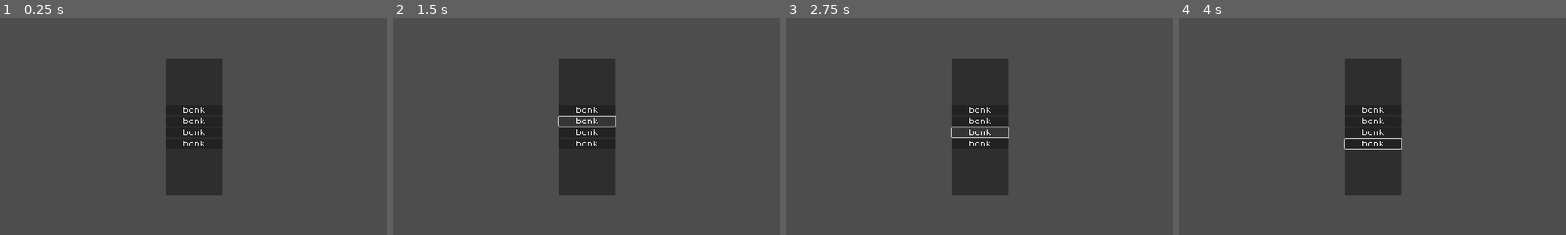
Above: before the commit, frames 1-4 (left to right).
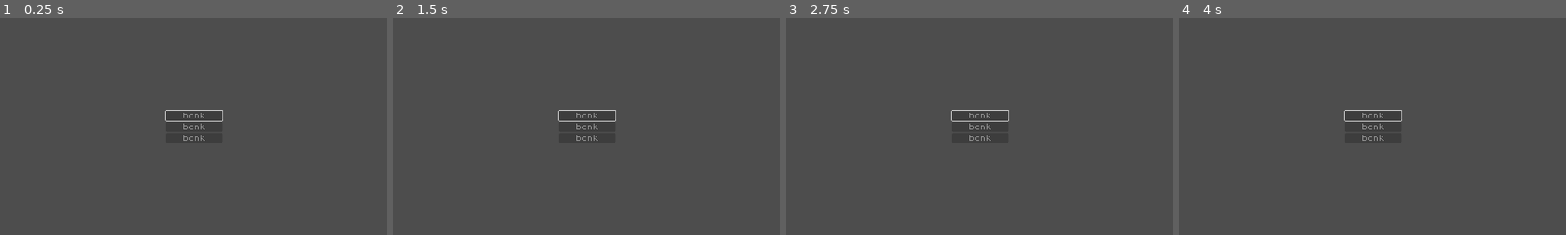
Above: after the commit, the same moments.

Repository: Lycoris27/topdowngame
Game: Godot game, scene res://scenes/UIsystem.tscn
Two runs of this game, one before a commit and one after it. Both use one fixed random seed, a clock stepped at 60 frames per second and the inputs below.
Inputs (mouse positions are % of the whole screen's width and height, from its top left):
- Up to frame 1 (0.25 s): no input
- Up to frame 2 (1.5 s): click (59, 46) at 0.5 s, where only the run before the commit has a clickable "bonk"; click (59, 49) at 1.25 s, where only the run before the commit has a clickable "bonk"
- Up to frame 3 (2.75 s): click (59, 51) at 2 s, where only the run before the commit has a clickable "bonk"
- Up to frame 4 (4 s): click (59, 54) at 2.75 s, where only the run before the commit has a clickable "bonk"; tap Enter (enter) at 3.5, 3.6 s; move the mouse to (72, 45) at 3.52 s; hold D (right) from 3.53 s (still down)
The pictures show only the part of the screen within x 34-84%, y 25-75%; the shares and areas given below are measured in that part.

The runs differ from the first frame. In frame 1, 8.8% of the frame differs, in the area x 42-58%, y 18-82%; in frame 2, 8.4%; in frame 3, 8.4%; in frame 4, 8.9%.

Commit message:
sorting buttons with keyboard focus
Buttons can move between focus, but can't wrap currently

Diff:
--- /dev/null
+++ b/scenes/UIbutton.tscn
@@ -0,0 +1,16 @@
+[gd_scene load_steps=3 format=3 uid="uid://cy2y5ffoa5j54"]
+
+[ext_resource type="FontFile" uid="uid://dci34ew8vm4e7" path="res://assets/PixelOperator8.ttf" id="1_7o1vv"]
+[ext_resource type="Script" path="res://scripts/UIbutton.gd" id="2_7tggn"]
+
+[node name="Button" type="Button"]
+focus_neighbor_bottom = NodePath("../Button3")
+mouse_filter = 2
+theme_override_fonts/font = ExtResource("1_7o1vv")
+theme_override_font_sizes/font_size = 16
+disabled = true
+text = "bonk"
+script = ExtResource("2_7tggn")
+
+[connection signal="mouse_entered" from="." to="." method="_on_mouse_entered"]
+[connection signal="pressed" from="." to="." method="_on_pressed"]
--- a/scenes/UIsystem.tscn
+++ b/scenes/UIsystem.tscn
@@ -1,6 +1,6 @@
 [gd_scene load_steps=2 format=3 uid="uid://dka6rvp6wvihh"]
 
-[ext_resource type="FontFile" uid="uid://dci34ew8vm4e7" path="res://assets/PixelOperator8.ttf" id="1_0y606"]
+[ext_resource type="PackedScene" uid="uid://cy2y5ffoa5j54" path="res://scenes/UIbutton.tscn" id="1_t3rwi"]
 
 [node name="CanvasLayer" type="CanvasLayer"]
 
@@ -24,46 +24,19 @@
 theme_override_constants/margin_right = 720
 theme_override_constants/margin_bottom = 370
 
-[node name="Panel" type="Panel" parent="Control/MarginContainer"]
+[node name="VBoxContainer" type="VBoxContainer" parent="Control/MarginContainer"]
 layout_mode = 2
-
-[node name="VBoxContainer" type="VBoxContainer" parent="Control/MarginContainer/Panel"]
-layout_mode = 1
-anchors_preset = 15
-anchor_right = 1.0
-anchor_bottom = 1.0
-grow_horizontal = 2
-grow_vertical = 2
 alignment = 1
 
-[node name="Button" type="Button" parent="Control/MarginContainer/Panel/VBoxContainer"]
+[node name="Button" parent="Control/MarginContainer/VBoxContainer" instance=ExtResource("1_t3rwi")]
 layout_mode = 2
-focus_neighbor_top = NodePath("../Button3")
-focus_neighbor_bottom = NodePath("../Button2")
-theme_override_fonts/font = ExtResource("1_0y606")
-theme_override_font_sizes/font_size = 16
-text = "bonk"
+focus_neighbor_bottom = NodePath("")
+focusing = true
 
-[node name="Button2" type="Button" parent="Control/MarginContainer/Panel/VBoxContainer"]
+[node name="Button2" parent="Control/MarginContainer/VBoxContainer" instance=ExtResource("1_t3rwi")]
 layout_mode = 2
-focus_neighbor_top = NodePath("../Button")
-focus_neighbor_bottom = NodePath("../Button3")
-theme_override_fonts/font = ExtResource("1_0y606")
-theme_override_font_sizes/font_size = 16
-text = "bonk"
+focus_neighbor_bottom = NodePath("")
 
-[node name="Button3" type="Button" parent="Control/MarginContainer/Panel/VBoxContainer"]
+[node name="Button3" parent="Control/MarginContainer/VBoxContainer" instance=ExtResource("1_t3rwi")]
 layout_mode = 2
-focus_neighbor_top = NodePath("../Button2")
-focus_neighbor_bottom = NodePath("../Button")
-theme_override_fonts/font = ExtResource("1_0y606")
-theme_override_font_sizes/font_size = 16
-text = "bonk"
-
-[node name="Button4" type="Button" parent="Control/MarginContainer/Panel/VBoxContainer"]
-layout_mode = 2
-focus_neighbor_top = NodePath("../Button2")
-focus_neighbor_bottom = NodePath("../Button")
-theme_override_fonts/font = ExtResource("1_0y606")
-theme_override_font_sizes/font_size = 16
-text = "bonk"
+focus_neighbor_bottom = NodePath("")
--- /dev/null
+++ b/scripts/UIbutton.gd
@@ -0,0 +1,26 @@
+extends Button
+
+@export var focusing = false
+# Called when the node enters the scene tree for the first time.
+func _ready():
+	if focusing:
+		SetFocus()
+	pass # Replace with function body.
+
+
+# Called every frame. 'delta' is the elapsed time since the previous frame.
+func _process(delta):
+	pass
+
+
+func _on_pressed():
+	print("bonk")
+	pass # Replace with function body.
+
+
+func _on_mouse_entered():
+	print("i don't want you to happen")
+	pass # Replace with function body.
+
+func SetFocus():
+	grab_focus()
